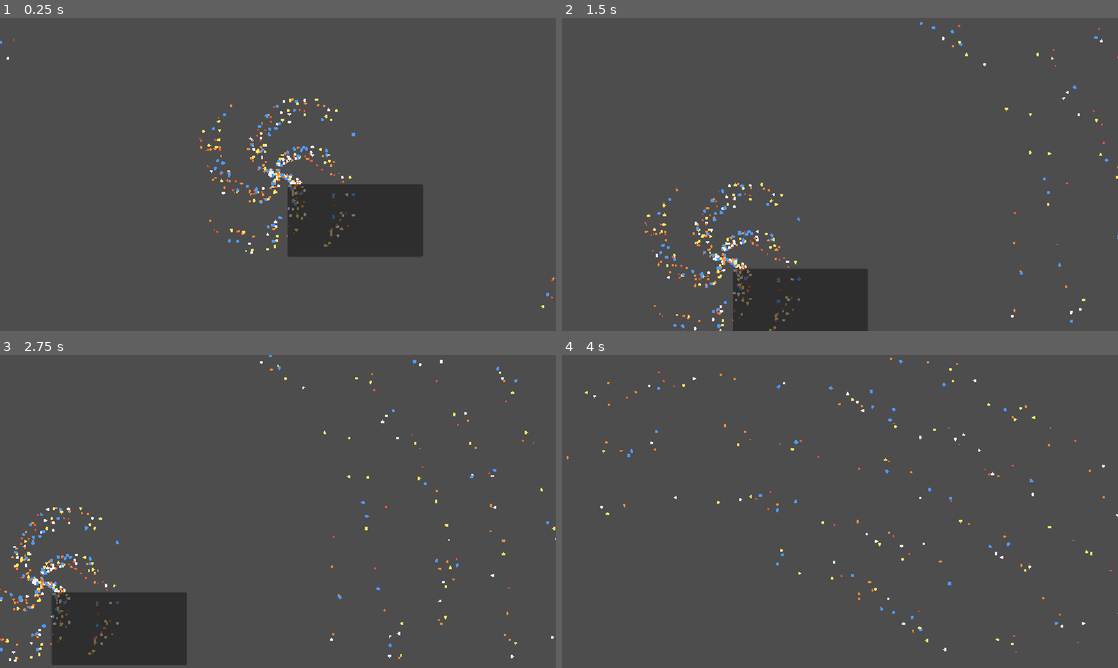
Above: before the commit, frames 1-4 (two rows, left to right).
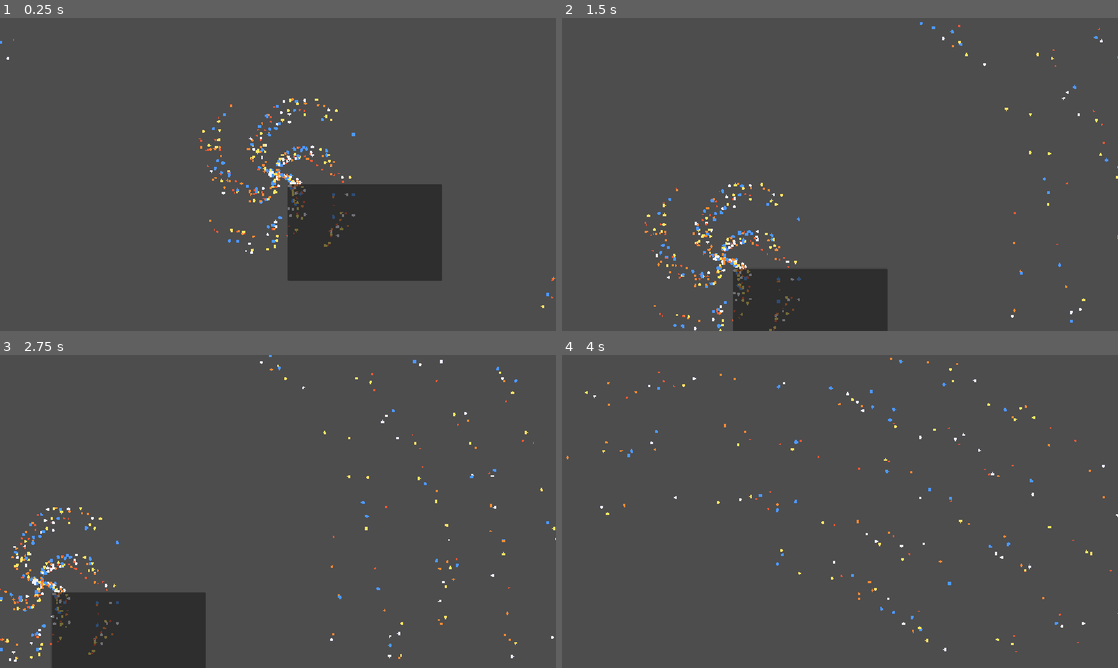
Above: after the commit, the same moments.

Repository: koromerzhin/astralis
Game: Godot game, scene res://scenes/main/Main.tscn
Two runs of this game, one before a commit and one after it. Both use one fixed random seed, a clock stepped at 60 frames per second and the inputs below. Before the commit the project has no main scene; this scene is started directly in both runs.
Inputs (mouse positions are in pixels of both pictures, inside the frame that each line leads up to):
- Up to frame 1 (0.25 s): no input
- Up to frame 2 (1.5 s): tap Enter at 0.5 s; move the mouse to (962, 158) at 0.52 s; hold D 0.53-1.28 s; hold Z 0.53-1.28 s; click (962, 158) at 0.67 s; move the mouse to (728, 190) at 1.27 s; hold S from 1.28 s (still down); tap Q at 1.35 s
- Up to frame 3 (2.75 s): move the mouse to (333, 442) at 2.02 s; release S at 2.03 s; hold D from 2.03 s (still down); hold Z from 2.03 s (still down)
- Up to frame 4 (4 s): move the mouse to (812, 574) at 2.77 s; release D at 2.78 s; release Z at 2.78 s; hold W 2.78-3.53 s; tap Q at 2.85 s; click (812, 574) at 2.92 s; move the mouse to (1006, 558) at 3.52 s; hold A from 3.53 s (still down); hold Z from 3.53 s (still down)

The runs differ from the first frame. In frame 1, 2.9% of the frame differs, in the area x 51-80%, y 53-84%; in frame 2, 0.7%; in frame 3, 1.0%; in frame 4, nothing differs.

Commit message:
feat: refactor planet handling and introduce PlanetData class for improved data management

Diff:
--- a/project.godot
+++ b/project.godot
@@ -11,6 +11,7 @@
 [application]
 
 config/name="Astralis"
+run/main_scene="uid://myvlcl4d8hii"
 config/features=PackedStringArray("4.7", "GL Compatibility")
 config/icon="res://icon.svg"
 
--- a/scenes/main/Main.tscn
+++ b/scenes/main/Main.tscn
@@ -22,13 +22,16 @@
 layout_mode = 0
 offset_left = 20.0
 offset_top = 20.0
-offset_right = 300.0
-offset_bottom = 170.0
+offset_right = 340.0
+offset_bottom = 220.0
 
 [node name="InfoLabel" type="Label" parent="StarInfo" unique_id=252663770]
 layout_mode = 0
-offset_right = 250.0
-offset_bottom = 120.0
+offset_left = 15.0
+offset_top = 15.0
+offset_right = 305.0
+offset_bottom = 185.0
+theme_override_font_sizes/font_size = 18
 
 [node name="System" type="Node2D" parent="." unique_id=318341553]
 script = ExtResource("3_q24mn")
--- a/scripts/core/main.gd
+++ b/scripts/core/main.gd
@@ -69,13 +69,13 @@
 	$Galaxy.visible = true
 	$Galaxy/Camera2D.enabled = true
 
-func _on_planet_selected(planet: Dictionary) -> void:
-	var info := "Planète #" + str(planet["id"]) + "\n\n"
-	info += "Type : " + str(planet["type"]) + "\n"
-	info += "Taille : " + str(planet["size"]) + "\n"
-	info += "Distance : " + str(round(planet["orbit_distance"])) + "\n"
-	info += "Lunes : " + str(planet["moons"]) + "\n"
-	info += "Seed : " + str(planet["seed"])
+func _on_planet_selected(planet: PlanetData) -> void:
+	var info := "Planète #" + str(planet.id) + "\n\n"
+	info += "Type : " + planet.type + "\n"
+	info += "Taille : " + str(planet.size) + "\n"
+	info += "Distance : " + str(round(planet.orbit_distance)) + "\n"
+	info += "Lunes : " + str(planet.moon_count) + "\n"
+	info += "Seed : " + str(planet.seed)
 
 	$StarInfo/InfoLabel.text = info
 	$StarInfo.visible = true
--- /dev/null
+++ b/scripts/planets/planet_data.gd
@@ -0,0 +1,26 @@
+class_name PlanetData
+extends RefCounted
+
+
+var id: int
+var seed: int
+var type: String
+var size: float
+var orbit_distance: float
+var moon_count: int
+
+
+func initialize(
+	planet_id: int,
+	planet_seed: int,
+	planet_type: String,
+	planet_size: float,
+	planet_orbit_distance: float,
+	planet_moon_count: int
+) -> void:
+	id = planet_id
+	seed = planet_seed
+	type = planet_type
+	size = planet_size
+	orbit_distance = planet_orbit_distance
+	moon_count = planet_moon_count
--- a/scripts/systems/system_generator.gd
+++ b/scripts/systems/system_generator.gd
@@ -8,10 +8,11 @@
 
 	var planet_count := rng.randi_range(1, 8)
 
-	var planets: Array[Dictionary] = []
+	var planets: Array[PlanetData] = []
 
 	for i in planet_count:
-		planets.append(_generate_planet(rng, i))
+		var planet := _generate_planet(rng, i)
+		planets.append(planet)
 
 	return {
 		"seed": system_seed,
@@ -23,7 +24,7 @@
 func _generate_planet(
 	rng: RandomNumberGenerator,
 	id: int
-) -> Dictionary:
+) -> PlanetData:
 	var planet_types := [
 		"rocky",
 		"desert",
@@ -36,10 +37,10 @@
 		rng.randi_range(0, planet_types.size() - 1)
 	]
 
-	var orbit_distance := 100.0 + float(id) * 100.0
+	var orbit_distance: float = 100.0 + float(id) * 100.0
 	orbit_distance += rng.randf_range(-20.0, 20.0)
 
-	var size := rng.randf_range(0.5, 2.0)
+	var size: float = rng.randf_range(0.5, 2.0)
 
 	var moon_count := 0
 
@@ -48,13 +49,17 @@
 	else:
 		moon_count = rng.randi_range(0, 2)
 
-	var planet_seed := rng.randi()
+	var planet_seed: int = rng.randi()
 
-	return {
-		"id": id,
-		"seed": planet_seed,
-		"type": planet_type,
-		"orbit_distance": orbit_distance,
-		"size": size,
-		"moons": moon_count,
-	}
+	var planet := PlanetData.new()
+
+	planet.initialize(
+		id,
+		planet_seed,
+		planet_type,
+		size,
+		orbit_distance,
+		moon_count
+	)
+
+	return planet
--- a/scripts/systems/system_view.gd
+++ b/scripts/systems/system_view.gd
@@ -1,9 +1,9 @@
 extends Node2D
 
-signal planet_selected(planet: Dictionary)
+signal planet_selected(planet: PlanetData)
 
 var system: Dictionary = {}
-var planets: Array[Dictionary] = []
+var planets: Array[PlanetData] = []
 
 
 func set_system(new_system: Dictionary) -> void:
@@ -17,32 +17,32 @@
 
 func _initialize_planets() -> void:
 	for planet in planets:
-		var orbit_distance: float = planet["orbit_distance"]
-		var planet_seed: int = planet["seed"]
-
 		var rng := RandomNumberGenerator.new()
-		rng.seed = planet_seed
-
-		planet["angle"] = rng.randf_range(0.0, TAU)
-		planet["orbit_speed"] = 80.0 / max(orbit_distance, 50.0)
+		rng.seed = planet.seed
+
+		planet.set_meta(
+			"angle",
+			rng.randf_range(0.0, TAU)
+		)
+
+		planet.set_meta(
+			"orbit_speed",
+			80.0 / max(planet.orbit_distance, 50.0)
+		)
 
 		_initialize_moons(planet)
 
 
-func _initialize_moons(planet: Dictionary) -> void:
-	var moon_count: int = planet["moons"]
-	var planet_seed: int = planet["seed"]
-	var planet_size: float = planet["size"]
-
+func _initialize_moons(planet: PlanetData) -> void:
 	var rng := RandomNumberGenerator.new()
-	rng.seed = planet_seed
+	rng.seed = planet.seed
 
 	var moons: Array[Dictionary] = []
 
-	for i in moon_count:
+	for i in planet.moon_count:
 		var moon_seed: int = rng.randi()
 
-		var distance: float = 18.0 + planet_size * 8.0
+		var distance: float = 18.0 + planet.size * 8.0
 		distance += float(i) * 12.0
 		distance += rng.randf_range(-3.0, 3.0)
 
@@ -61,14 +61,19 @@
 
 		moons.append(moon)
 
-	planet["moon_data"] = moons
+	planet.set_meta("moons", moons)
 
 
 func _process(delta: float) -> void:
 	for planet in planets:
-		planet["angle"] += planet["orbit_speed"] * delta
-
-		var moons: Array[Dictionary] = planet["moon_data"]
+		var angle: float = planet.get_meta("angle")
+		var orbit_speed: float = planet.get_meta("orbit_speed")
+
+		angle += orbit_speed * delta
+
+		planet.set_meta("angle", angle)
+
+		var moons: Array[Dictionary] = planet.get_meta("moons")
 
 		for moon in moons:
 			moon["angle"] += moon["orbit_speed"] * delta
@@ -85,9 +90,8 @@
 	)
 
 	for planet in planets:
-		var orbit_distance: float = planet["orbit_distance"]
-		var planet_size: float = planet["size"]
-		var angle: float = planet["angle"]
+		var orbit_distance: float = planet.orbit_distance
+		var angle: float = planet.get_meta("angle")
 
 		# Orbite de la planète
 		draw_arc(
@@ -109,14 +113,16 @@
 		# Planète
 		draw_circle(
 			planet_position,
-			planet_size * 5.0,
-			_get_planet_color(planet["type"])
+			planet.size * 5.0,
+			_get_planet_color(planet.type)
 		)
 
 		# Lunes
+		var moons: Array[Dictionary] = planet.get_meta("moons")
+
 		_draw_moons(
 			planet_position,
-			planet["moon_data"]
+			moons
 		)
 
 
@@ -190,12 +196,12 @@
 
 
 func _select_planet_at_position(mouse_position: Vector2) -> void:
-	var closest_planet: Dictionary = {}
+	var closest_planet: PlanetData = null
 	var closest_distance: float = INF
 
 	for planet in planets:
-		var orbit_distance: float = planet["orbit_distance"]
-		var angle: float = planet["angle"]
+		var orbit_distance: float = planet.orbit_distance
+		var angle: float = planet.get_meta("angle")
 
 		var planet_position: Vector2 = Vector2(
 			cos(angle) * orbit_distance,
@@ -210,7 +216,7 @@
 			closest_distance = distance
 			closest_planet = planet
 
-	if closest_planet.is_empty():
+	if closest_planet == null:
 		return
 
 	var zoom: float = $Camera2D.zoom.x
Not shown, added: scripts/planets/planet_data.gd.uid
